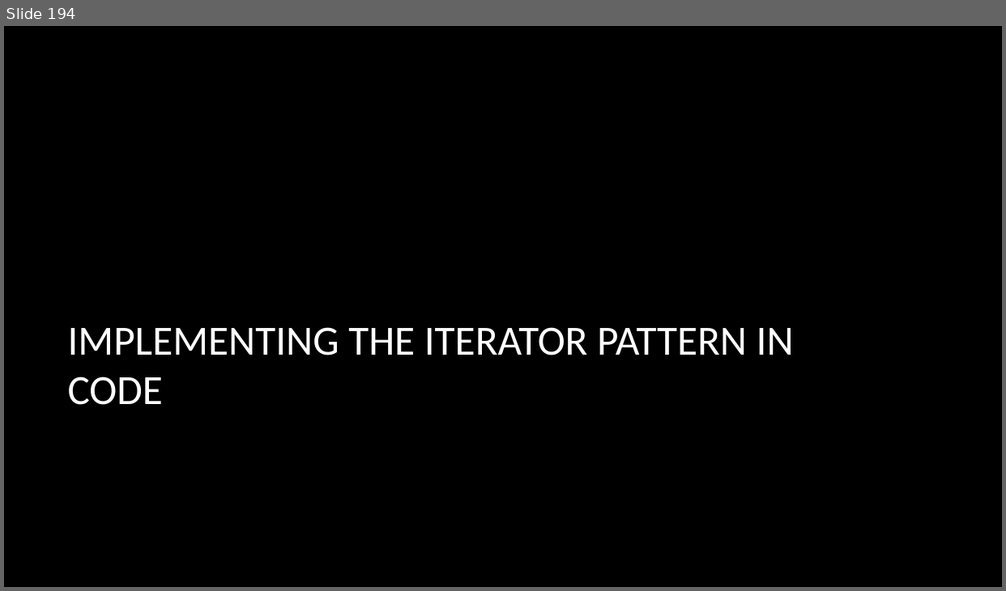
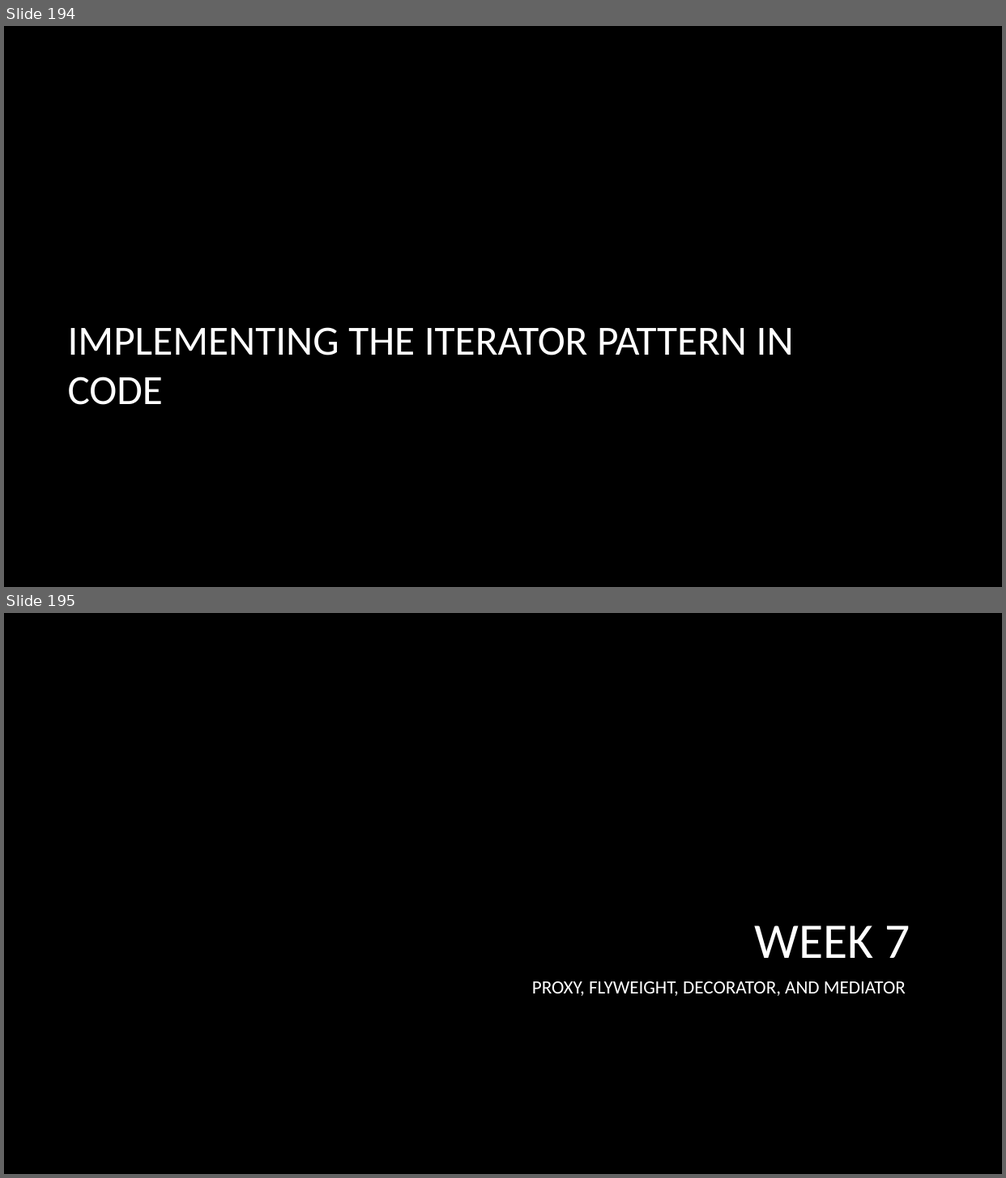
Before and after one commit to dundane/CSC360Demos, a slide deck: CSC360Demo/Design Patterns Slide Show.pptx. Shown one above the other, each under a label of ours: slide 194 before the commit, slides 194 and 195 after it. The pictures are 1006x591 and 1006x1178 pixels, drawn with LibreOffice and Linux fonts; fonts in the diff are those of the drawing; background and template pictures are left out. Boxes give left, top, right and bottom in pixels: in the first picture for what was removed or moved away, otherwise in the second. Text is boxed around its words. In the diff, an @@ line names an element or a change of style, - is before the commit and + after.

Commit message:
Adding Proxy and Flyweight

```diff
--- a/CSC360Demo/Design Patterns Slide Show.pptx
+++ b/CSC360Demo/Design Patterns Slide Show.pptx
@@ slide 195 added at (4, 613, 1002, 1174), background picture (left out) @@
@@ title added at (754, 926, 910, 958), 48 pt, text #FFFFFF @@
+WEEK 7
@@ subtitle added at (532, 982, 906, 996), 18 pt, text #FFFFFF @@
+PROXY, FLYWEIGHT, DECORATOR, AND MEDIATOR
```
Also in this commit, not shown: 30 other slides added, 11 other files.
